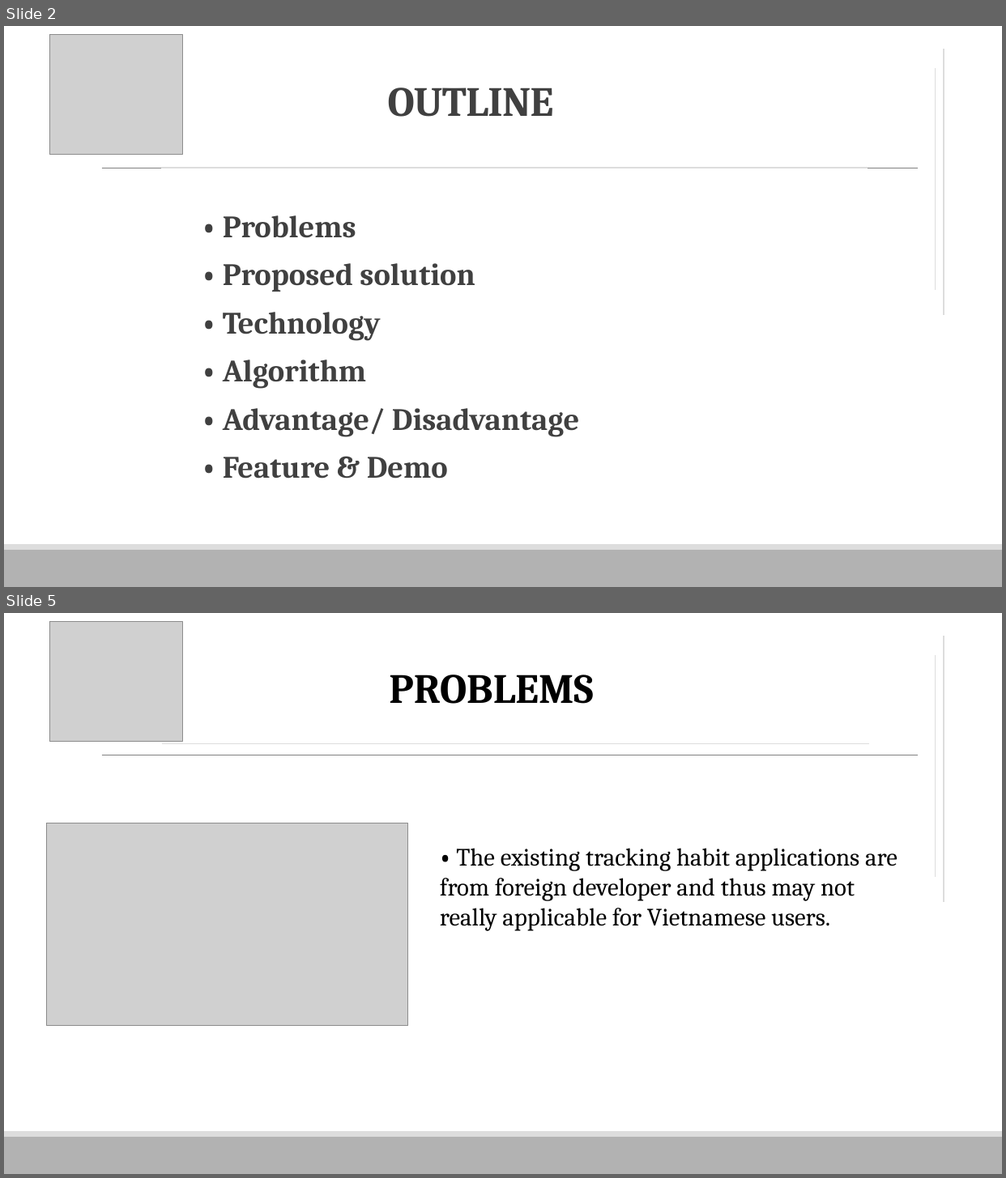
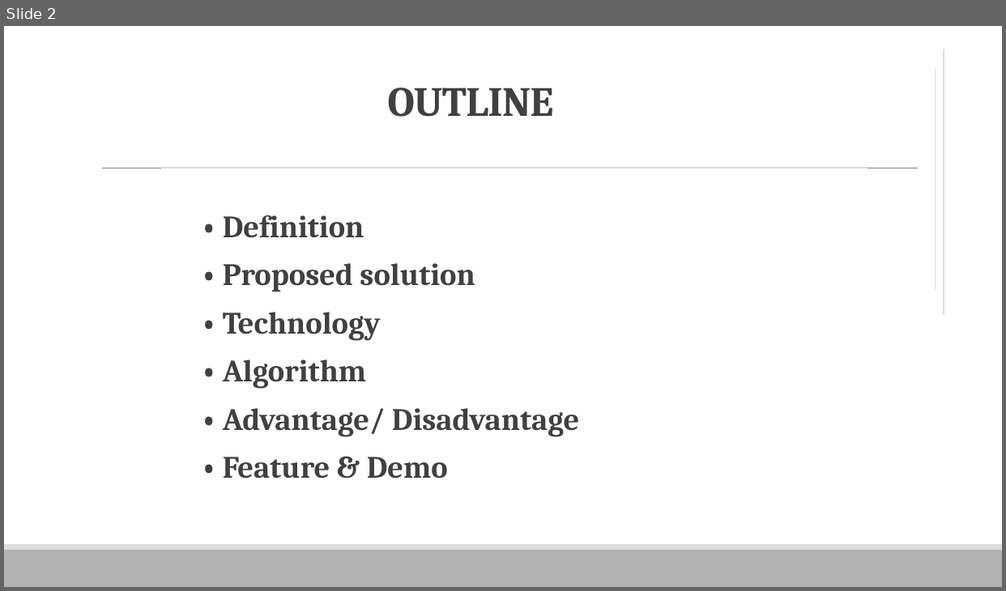
Before and after one commit to vnhabittracker/VHT-Server, a slide deck: VHT.pptx. Shown one above the other, each under a label of ours: slides 2 and 5 before the commit, slide 2 after it; the slides between them are not shown. The pictures are 1006x1178 and 1006x591 pixels, drawn with LibreOffice and Linux fonts; fonts in the diff are those of the drawing; grey boxes stand for pictures. Boxes give left, top, right and bottom in pixels: in the first picture for what was removed or moved away, otherwise in the second. Text is boxed around its words. In the diff, an @@ line names an element or a change of style, - is before the commit and + after.

```diff
--- a/VHT.pptx
+++ b/VHT.pptx
@@ slide 5 removed at [4,613,1002,1174], background #FFFFFF; not listed: 3 template elements that a slide beside it also shows @@
@@ picture removed at [50,621,183,742] @@
@@ line removed from (944, 902) to (944, 636) @@
@@ line removed from (936, 877) to (936, 656) @@
@@ text removed at [389,675,593,704] @@
-PROBLEMS
@@ line removed from (162, 744) to (869, 744) @@
@@ picture removed at [47,824,408,1025] @@
@@ text removed at [440,848,897,931] @@
-• The existing tracking habit applications are from foreign developer and thus may not really applicable for Vietnamese users.
@@ slide 2 changed as well @@
@@ picture removed at [50,34,183,155] @@
@@ text at [223,215,364,238]: text changed @@
-  • Problems
+  • Definition
```
Also in this commit, not shown: 19 other slides changed, 4 slides added, 5 other slides removed.
